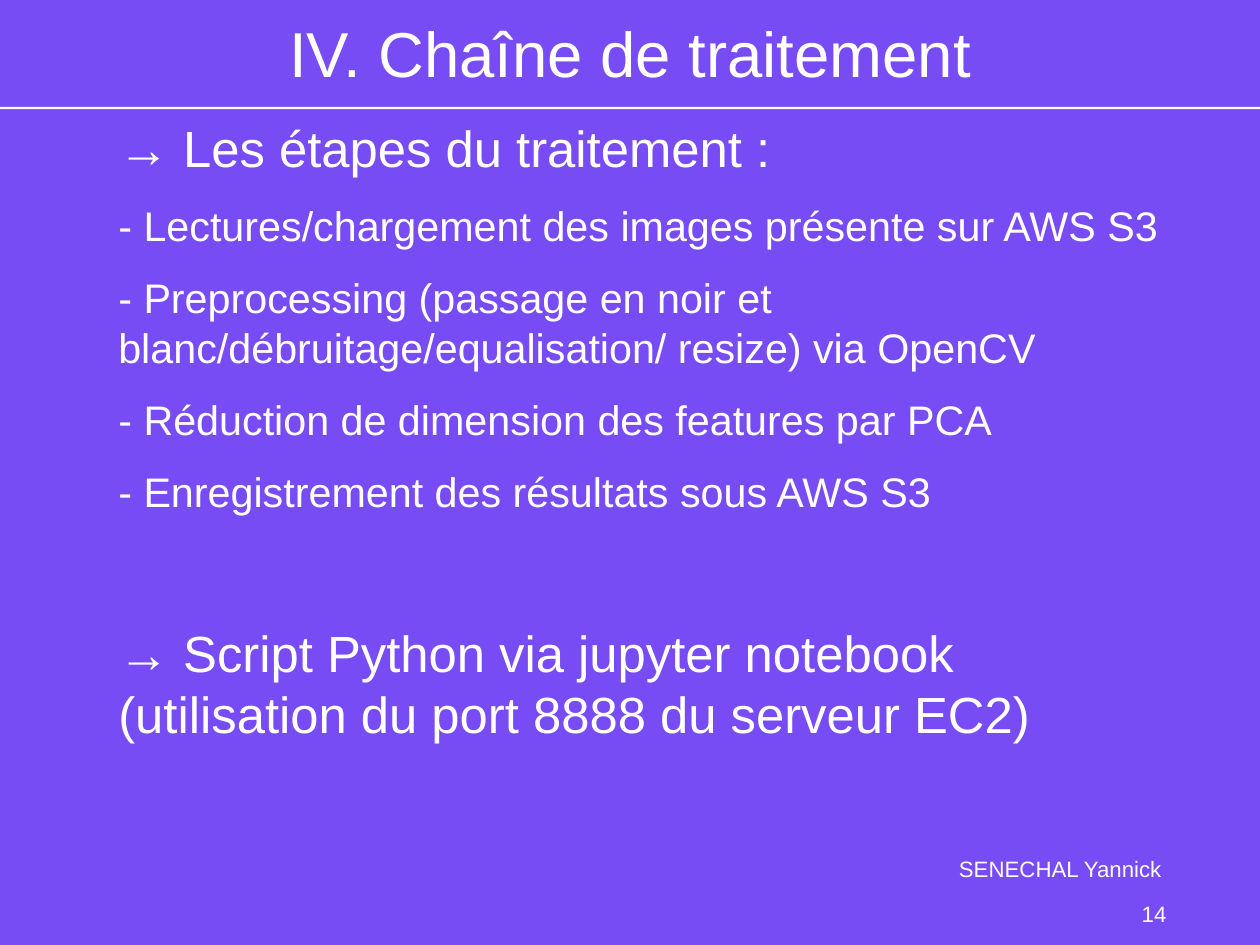
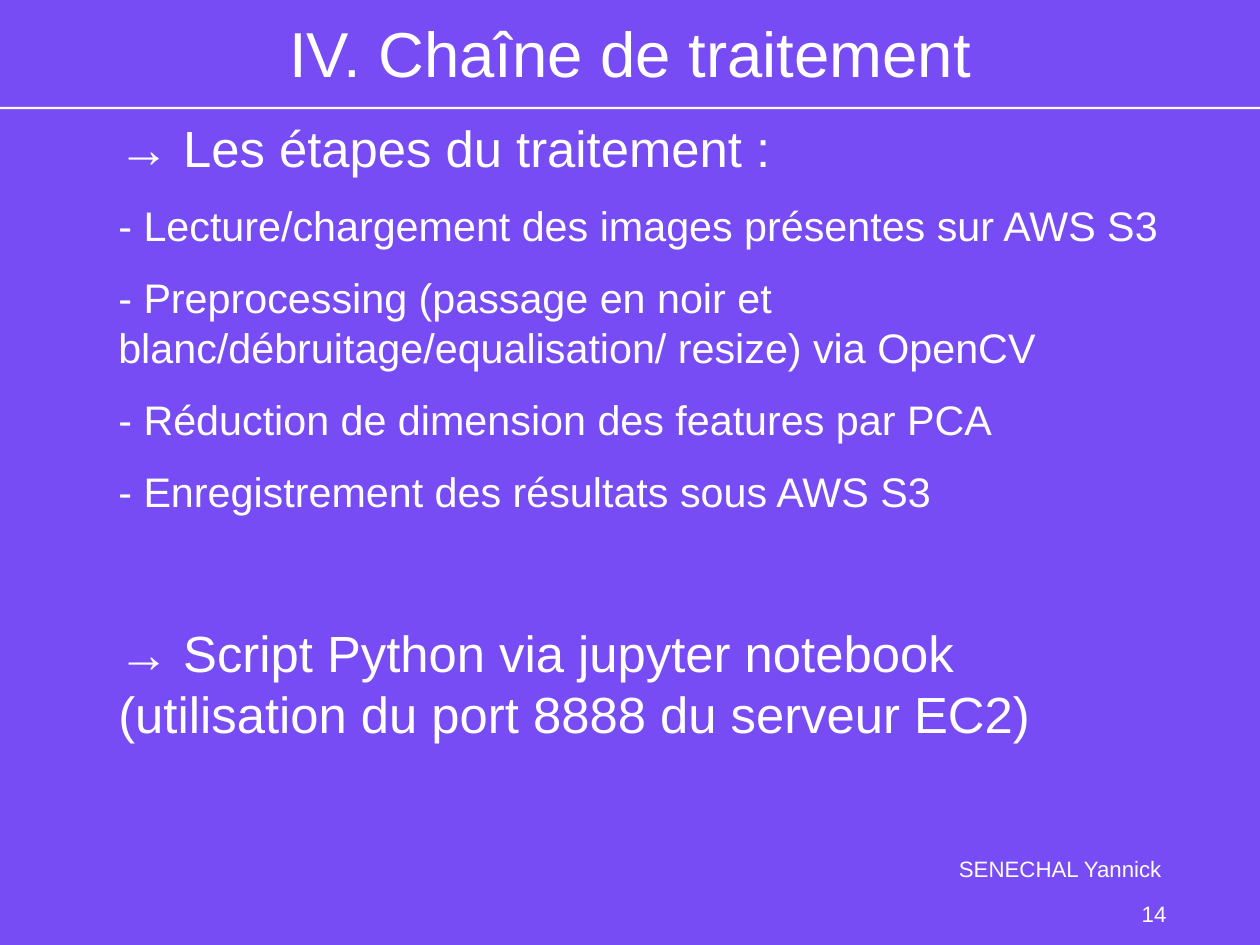
Before and after one commit to YannickSenechal29/OC_DS_Projet_8_SENECHAL_Yannick, a slide deck: slide 14 of P8_03_Support.odp. Drawn at 1260x945 pixels with LibreOffice and Linux fonts; fonts in the diff are those of the drawing; background and template pictures are left out. Boxes give left, top, right and bottom in pixels: in the first picture for what was removed or moved away, otherwise in the second. Text is boxed around its words. In the diff, an @@ line names an element or a change of style, - is before the commit and + after.

```diff
--- a/P8_03_Support.odp
+++ b/P8_03_Support.odp
@@ text at <box>144,210,1157,249</box>: text changed @@
-- Lectures/chargement des images présente sur AWS S3
+- Lecture/chargement des images présentes sur AWS S3
```
Also in this commit, not shown: 1 other slide changed.
